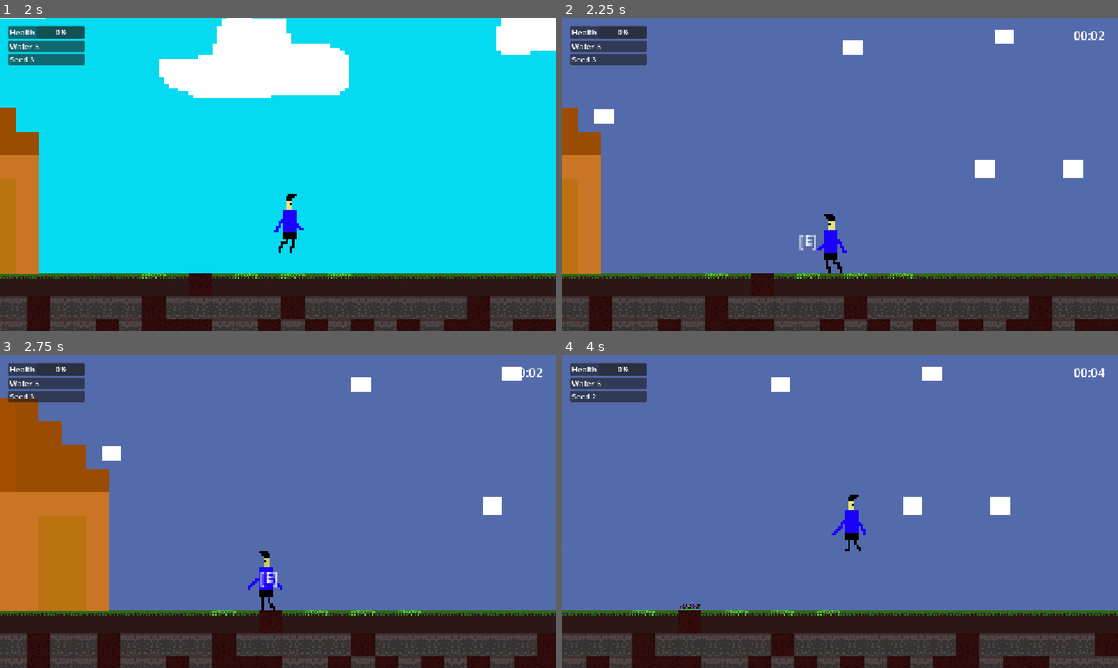
Above: before the commit, frames 1-4 (two rows, left to right).
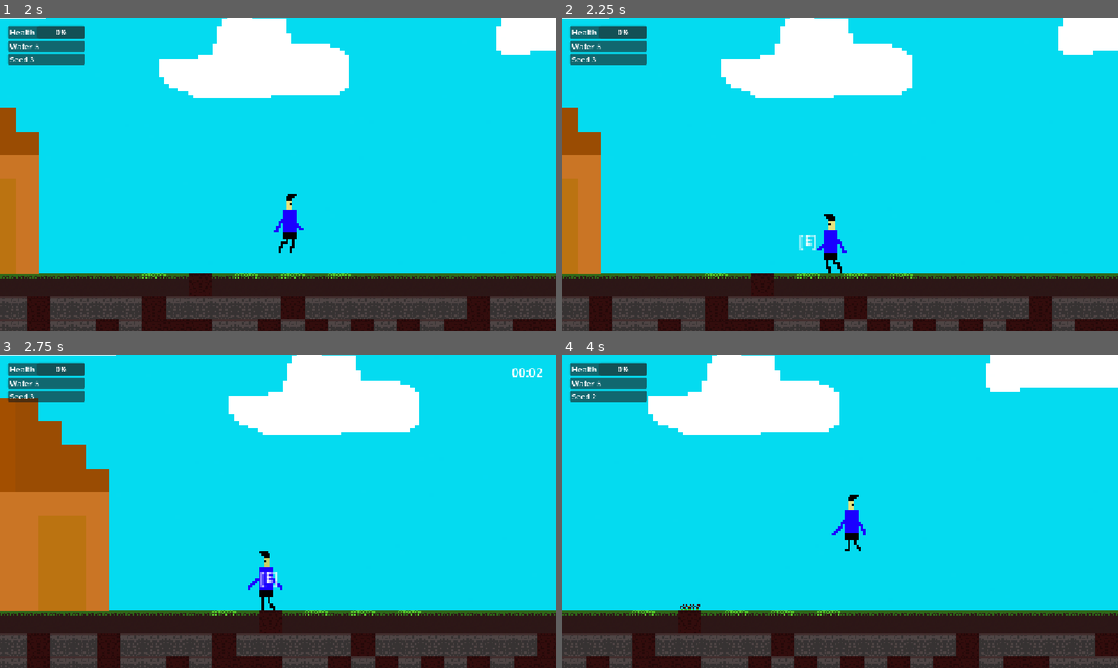
Above: after the commit, the same moments.

Repository: TheAbdullahSaleem/First-project-
Game: Godot game, scene res://scenes/world/World.tscn
Same seed, same stepped clock (60 frames per second), same inputs: the game is played once before the commit and once after it.
Inputs (mouse positions are in pixels of both pictures, inside the frame that each line leads up to):
- Up to frame 1 (2 s): tap Enter at 0.5 s; move the mouse to (400, 158) at 0.52 s; press the mouse at (400, 158) at 0.53 s; hold D (right) from 0.53 s (still down); tap W (jump) at 0.77, 1.52 s; move the mouse to (166, 190) at 1.27 s; release the mouse at (166, 190) at 1.28 s; tap E (Interact) at 1.35 s
- Up to frame 2 (2.25 s): move the mouse to (895, 105) at 2.02 s; release D (right) at 2.03 s; press the mouse at (895, 105) at 2.03 s; hold A (left) from 2.03 s (still down)
- Up to frame 3 (2.75 s): keep holding A (left)
- Up to frame 4 (4 s): move the mouse to (812, 574) at 2.77 s; release A (left) at 2.78 s; release the mouse at (812, 574) at 2.78 s; hold D (right) from 2.78 s (still down); tap E (Interact) at 2.85 s; tap W (jump) at 3.02, 3.77 s; move the mouse to (1006, 558) at 3.52 s; press the mouse at (1006, 558) at 3.53 s

Frame 1 is identical in both runs. In frame 2, 77% of the frame differs, in the area x 0-100%, y 0-82%; in frame 3, 69%; in frame 4, 81%.

Commit message:
DayNightCycle changes and incresed difficulty

Diff:
--- a/scripts/Enemy/enemy.gd
+++ b/scripts/Enemy/enemy.gd
@@ -25,7 +25,7 @@
 		var direction_x = sign(target_crop.global_position.x - global_position.x)
 		if global_position.distance_to(target_crop.global_position) < 10.0 and allowed:
 			allowed = false
-			destroy_timer.start(3.0)
+			destroy_timer.start(2.0)
 			print("Timer started")
 		else:
 
--- a/scripts/World/world.gd
+++ b/scripts/World/world.gd
@@ -7,7 +7,9 @@
 func _ready() -> void:
 	DayNightCycle.soil_tiles = get_tree().get_nodes_in_group("soil_tiles")
 	$Day.visible = true
+	$Day2.visible = true
 	$Night.visible = false
+	$Night2.visible = false
 	DayNightCycle.night_started.connect(_on_night_started)
 	DayNightCycle.day_started.connect(_on_day_started)
 
@@ -22,7 +24,7 @@
 	start_random_timer()
 
 func start_random_timer():
-	spawn_timer.start(randf_range(5.0, 10.0))
+	spawn_timer.start(randf_range(3.0, 5.0))
 
 func _on_night_started():
 	$Night.visible = true
--- a/scripts/system/DayNightCycle.gd
+++ b/scripts/system/DayNightCycle.gd
@@ -2,10 +2,10 @@
 extends Node
 
 var current_day: int = 1
-var day_length_seconds: float = 210.0   # 3.5 minutes per day
+var day_length_seconds: float = 180.0   # 3.5 minutes per day
 var time_elapsed: float = 0.0
 var is_night: bool = false
-
+var can_sleep: bool = false
 signal day_started(day_number: int)
 signal night_started
 signal day_ended
@@ -18,8 +18,12 @@
 	time_elapsed += delta
 
 	# Halfway through = sunset
-	if not is_night and time_elapsed >= day_length_seconds * 0.01:
+	if not is_night and time_elapsed >= day_length_seconds / 3:
 		start_night()
+
+	# midnight for sleep
+	if time_elapsed >= day_length_seconds * 2 / 3:
+		can_sleep = true
 
 	# Full cycle = new day
 	if time_elapsed >= day_length_seconds:
@@ -34,6 +38,7 @@
 
 func start_new_day() -> void:
 	is_night = false
+	can_sleep = false
 	current_day += 1
 
 	# Tell all crops to grow
@@ -45,8 +50,8 @@
 	print("Day %d begins." % current_day)
 
 func skip_night():
-	if is_night == true:
+	if is_night and can_sleep:
 		time_elapsed = 0.0
 		start_new_day()
 	else:
-		print("It's daytime")
+		print("Can only sleep after midnight")
